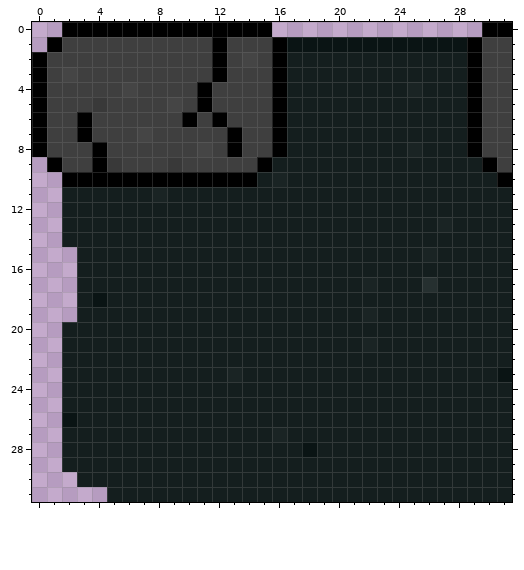
Two states of a pixel-art sprite, spriteWork/amandaTilesRework/SurfaceLeft.png. Above: the version before the commit.
The file is 32x32 pixels. Colours within 5 levels of each other are drawn and written as one.
After:
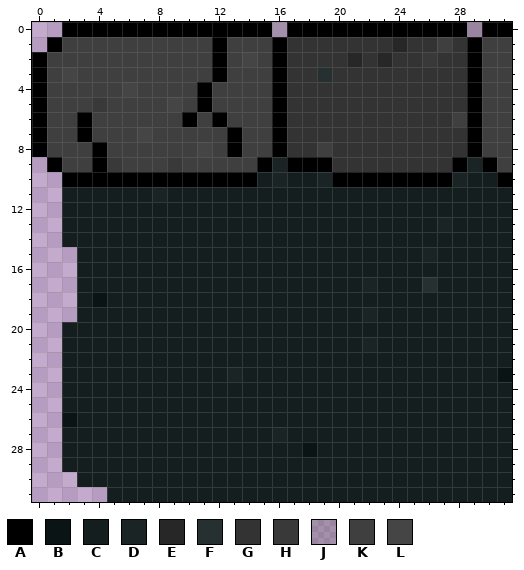
Palette (. is transparent): A #000000  B #0a1414  C #141e1e  D #1a2424  E #272727  F #263030  G #333333  H #393939  J #3939393a  K #3f3f3f  L #454545
Changes in this commit:
Changed rows in their new state; - is an unchanged pixel.
first column x 16:
 0 JAAAAAAAAAAAAJ
 1 -GGGGGGGEGGKG-
 2 -GGGGEGEGGHGG-
 3 -GGFGGGGGGGGG-
 4 -GGGGGGGGGGGG-
 5 -GGGGGGGGGGGG-
 6 -GGGGGGGGGGGK-
 7 -GGGGGGGGGGGG-
 8 -GGKGGGGGGGGG-
 9 DAAAGGGGGGGGAD
10 ---DAAAAAAAAD-
Where, in picture pixels (left, top, right, bottom), the same in both pictures:
changed: (272, 22, 482, 187)
